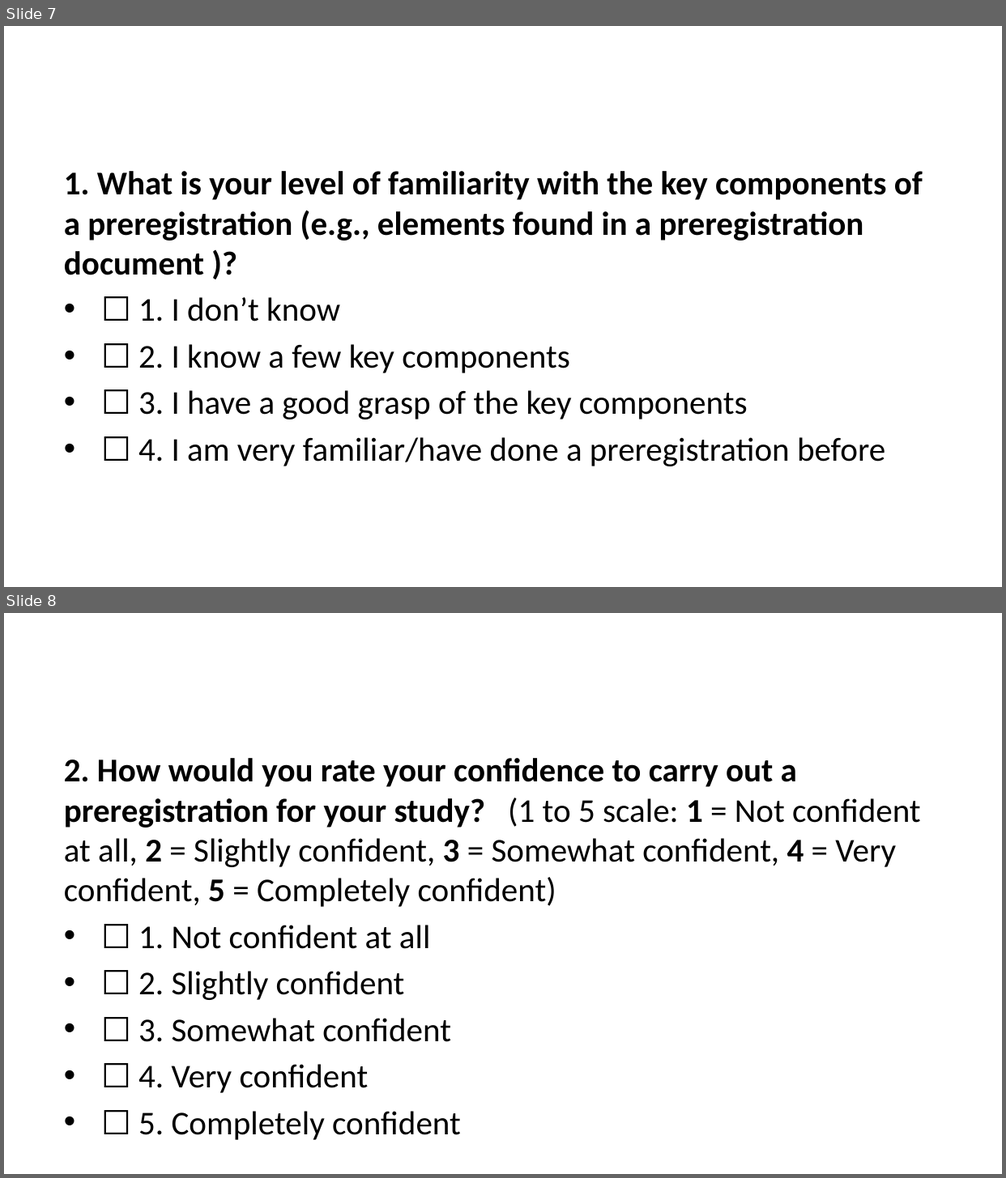
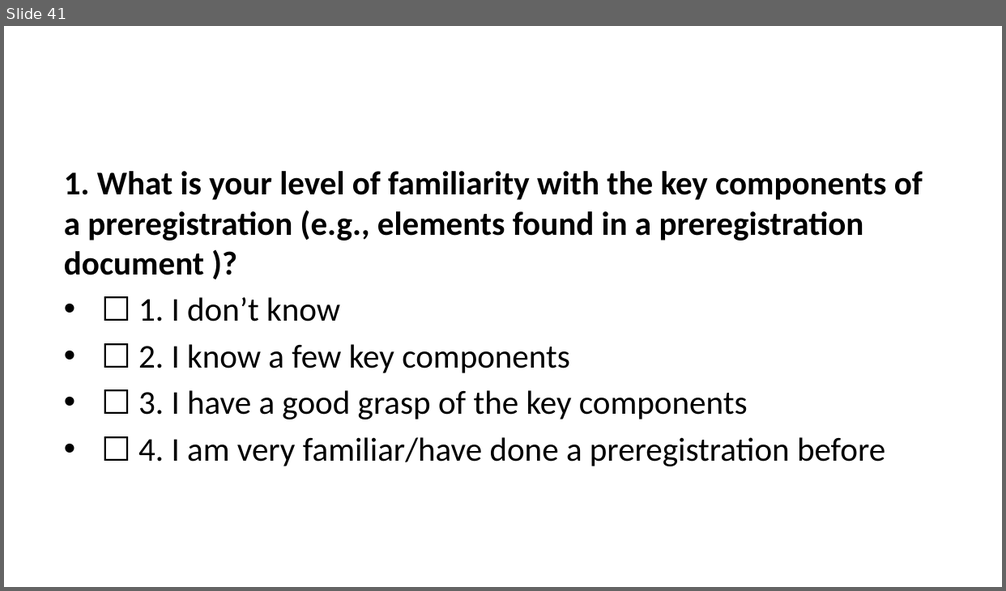
Before and after one commit to lmu-osc/teaching-material-for-novices, a slide deck: open-research-principles/preregistration-part-II/preregistration-part-II-slides.pptx. Shown one above the other, each under a label of ours: slides 7 and 8 before the commit, slide 41 after it. The pictures are 1006x1178 and 1006x591 pixels, drawn with LibreOffice and Linux fonts; fonts in the diff are those of the drawing. Boxes give left, top, right and bottom in pixels: in the first picture for what was removed or moved away, otherwise in the second. Text is boxed around its words. In the diff, an @@ line names an element or a change of style, - is before the commit and + after.

```diff
--- a/open-research-principles/preregistration-part-II/preregistration-part-II-slides.pptx
+++ b/open-research-principles/preregistration-part-II/preregistration-part-II-slides.pptx
@@ slide 8 removed at (4, 613, 1002, 1174), background #FFFFFF @@
@@ text removed at (64, 758, 921, 1093) @@
-2. How would you rate your confidence to carry out a preregistration for your study? (1 to 5 scale: 1 = Not confident at all, 2 = Slightly confident, 3 = Somewhat confident, 4 = Very confident, 5 = Completely confident)
-• ☐ 1. Not confident at all
-• ☐ 2. Slightly confident
-• ☐ 3. Somewhat confident
-• ☐ 4. Very confident
-• ☐ 5. Completely confident
@@ what was slide 7 is now slide 41 @@
```
Also in this commit, not shown: 5 slides changed, 5 other slides removed, 56 other files.
